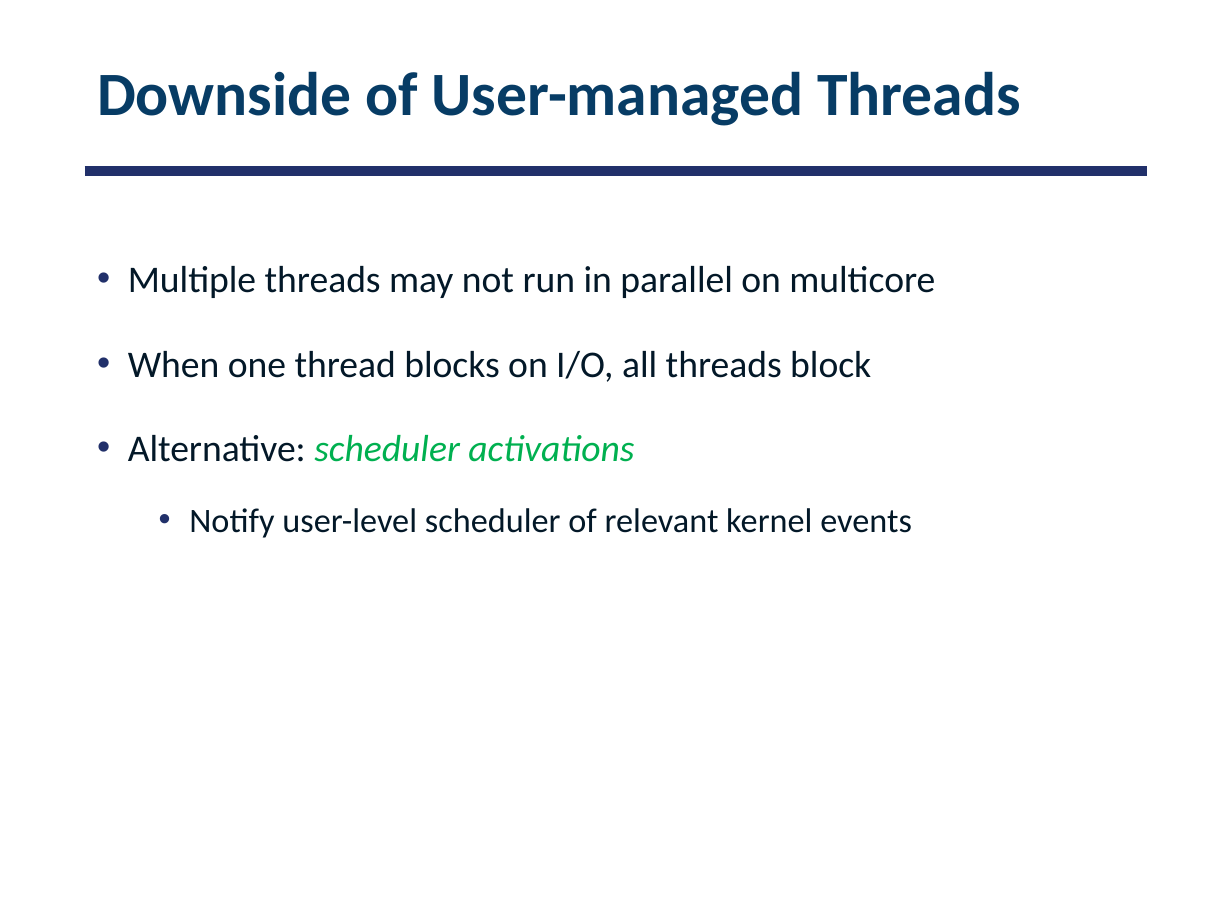
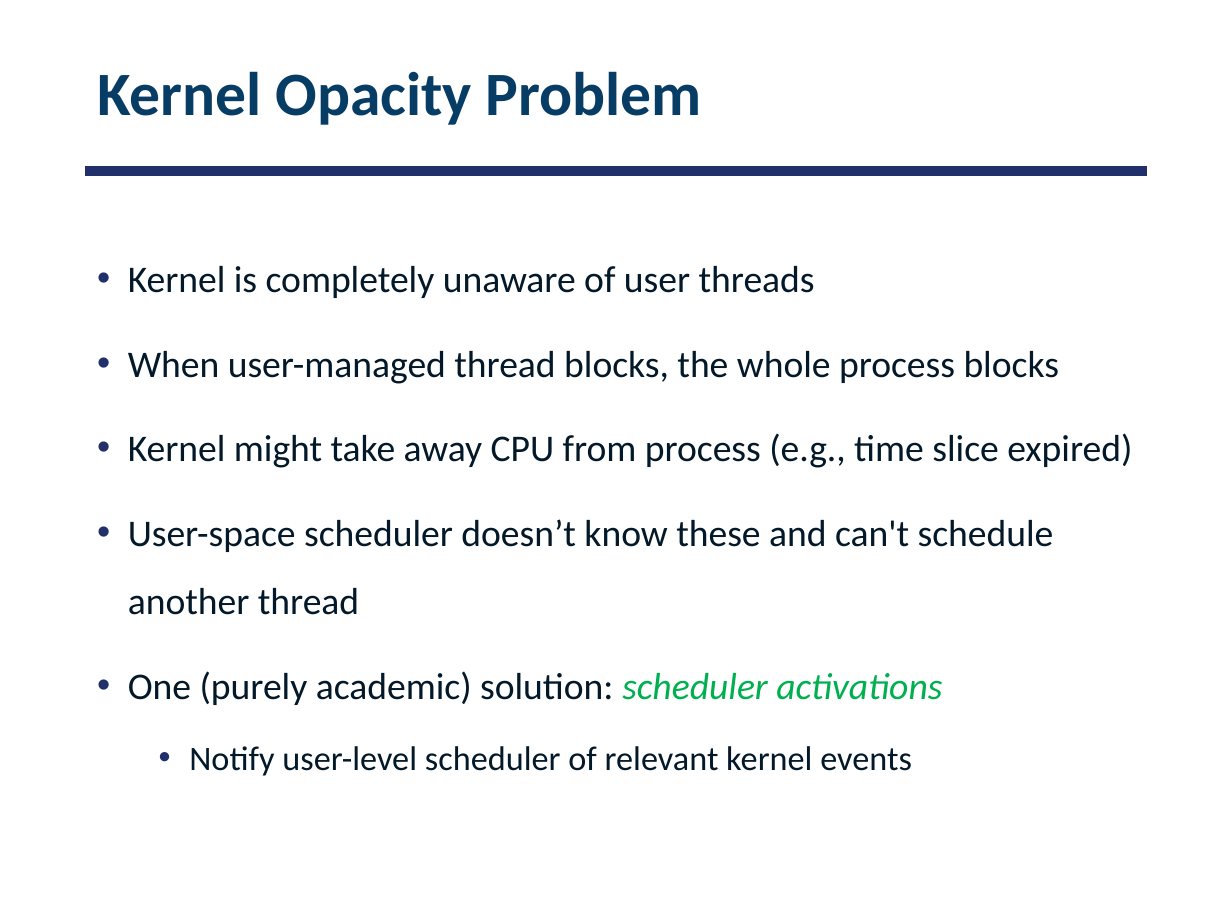
Before and after one commit to smajidzahedi/ECE350, a slide deck: slide 23 of Lectures/03-multithreaded.pptx (slide 19 before the commit). Drawn at 1232x924 pixels with LibreOffice and Linux fonts; fonts in the diff are those of the drawing. Boxes give left, top, right and bottom in pixels: in the first picture for what was removed or moved away, otherwise in the second. Text is boxed around its words. In the diff, an @@ line names an element or a change of style, - is before the commit and + after.

Commit message:
user-managed threads

```diff
--- a/Lectures/03-multithreaded.pptx
+++ b/Lectures/03-multithreaded.pptx
@@ title at (x1=97, y1=71, x2=702, y2=125): text changed @@
-Downside of User-managed Threads
+Kernel Opacity Problem
@@ text at (x1=128, y1=266, x2=1132, y2=705): text changed @@
-• Multiple threads may not run in parallel on multicore
-• When one thread blocks on I/O, all threads block
-• Alternative: scheduler activations
+• Kernel is completely unaware of user threads
+• When user-managed thread blocks, the whole process blocks
+• Kernel might take away CPU from process (e.g., time slice expired)
+• User-space scheduler doesn’t know these and can't schedule another thread
+• One (purely academic) solution: scheduler activations
```
Also in this commit, not shown: 1 other slide changed, 4 slides added, 3 other files.
